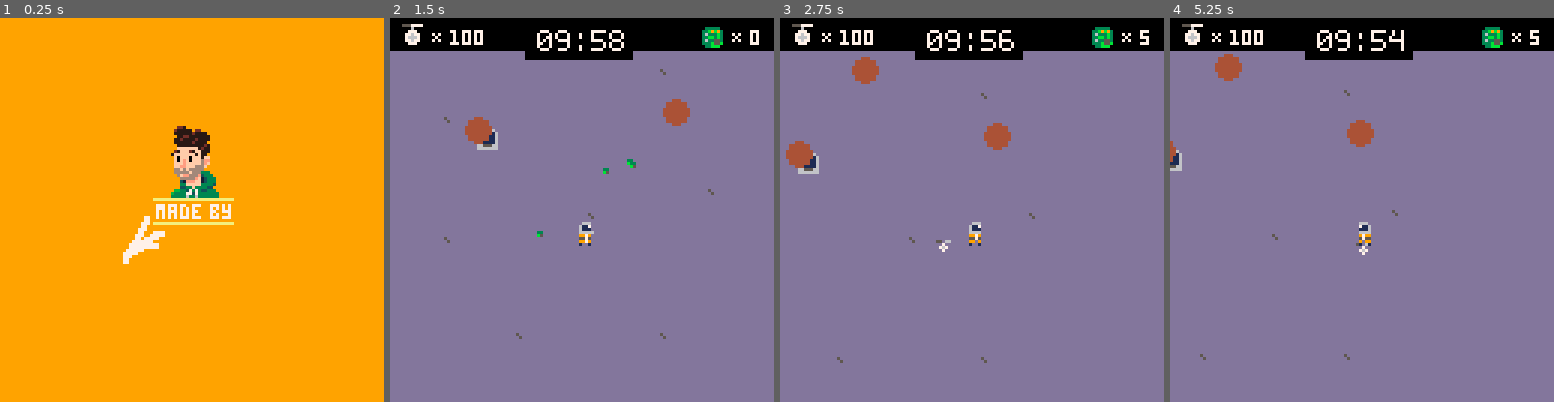
Above: before the commit, frames 1-4 (left to right).
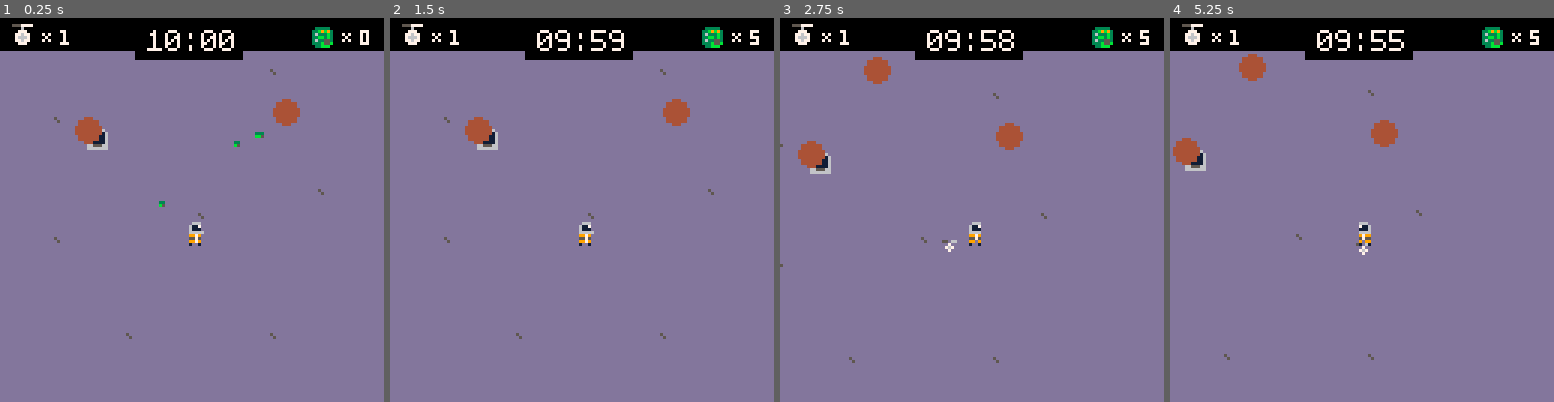
Above: after the commit, the same moments.

Repository: kevinthompson/moonbreak-p8
Game: PICO-8 cartridge moonbreak.p8
Two runs of this game, one before a commit and one after it. Both use one fixed random seed, a clock stepped at 60 frames per second and the inputs below.
Inputs:
- Up to frame 1 (0.25 s): no input
- Up to frame 2 (1.5 s): tap X (X key) at 0.33, 1.07 s; tap O (Z key) at 0.7 s
- Up to frame 3 (2.75 s): hold Right 1.6-2.1 s; tap O (Z key) at 1.7, 2.1, 2.5 s; tap X (X key) at 1.85 s; hold Up 2.15-2.42 s; hold Right from 2.47 s (still down)
- Up to frame 4 (5.25 s): tap O (Z key) every 0.4 s from 2.9 to 4.9 s; tap X (X key) at 2.97, 4.08, 5.2 s; release Right at 3.03 s; hold Left 3.08-3.58 s; hold Down 3.63-3.97 s; hold Right 4.02-4.68 s; hold Up 4.73-5.03 s; hold Left from 5.08 s (still down)

The runs differ from the first frame. In frame 1, 100% of the frame differs, in the area x 0-100%, y 0-100%; in frame 2, 0.4%; in frame 3, 1.9%; in frame 4, 2.5%.

Commit message:
feat: add player aiming input

Diff:
--- a/scripts/entities/bot.lua
+++ b/scripts/entities/bot.lua
@@ -1,7 +1,7 @@
 bot = entity:extend({
   r = 3,
   speed = .25,
-  mode = "follow",
+  state = "follow",
   target = player,
   attack_timer = 0,
   attack_speed = 60,
@@ -16,7 +16,7 @@
       speed = max(.25,speed - .05)
     end
 
-    if (mode == "attack") then
+    if (state == "attack") then
       _ENV:attack()
       speed = .5
     end
@@ -38,7 +38,7 @@
 
     if target.health <= 0 then
       target = nil
-      mode = "follow"
+      state = "follow"
       add(player.bots,_ENV)
     end
   end,
--- a/scripts/entities/player.lua
+++ b/scripts/entities/player.lua
@@ -8,8 +8,71 @@
   bots = {},
   energy = 0,
   flip = false,
+  state = "walking",
 
   update=function(_ENV)
+    if btn(4) then
+      state = "aiming"
+    else
+      state = "walking"
+      target = nil
+    end
+
+    if state == "walking" then
+      _ENV:handle_walk()
+    elseif state == "aiming" then
+      _ENV:handle_aiming()
+    end
+  end,
+
+  draw=function(_ENV)
+    spr(16,x-3,y-3,1,2,flip)
+
+    if state == "aiming" then
+      -- draw arc to target position
+
+      -- draw impact point
+      circfill(target.x,target.y,1,7)
+    end
+  end,
+
+  handle_aiming = function(_ENV)
+    -- proposed input
+    -- hold Z, left/right to adjust angle, up/down to adjust distance, X to throw
+
+    if not target then
+      target = {
+        ang = ang,
+        dist = 16
+      }
+    end
+
+    -- adjust angle of throw
+    if (btn(0)) target.ang = (target.ang + .01) % 1
+    if (btn(1)) target.ang = (target.ang - .01) % 1
+
+    -- adjust distance of throw
+    if (btn(2)) target.dist = mid(8,target.dist + 0.5,24)
+    if (btn(3)) target.dist = mid(8,target.dist - 0.5,24)
+
+    -- set target position
+    target.x = x + cos(target.ang) * target.dist
+    target.y = y + sin(target.ang) * target.dist
+
+    -- detect throw input
+    if btnp(5)
+    and #bots > 0 then
+      local bot = bots[1]
+
+      bot.state = "throw"
+      bot.target = {
+        x = target.x,
+        y = target.y
+      }
+    end
+  end,
+
+  handle_walk = function(_ENV)
     local nx = x
     local ny = y
 
@@ -25,67 +88,50 @@
     if (dx < 0) flip = true
     if (dx > 0) flip = false
 
-    -- handle calling bots
-    if btnp(4) then
-      for m in all(global_bots) do
-        if m.mode == "attack" then
-          m.mode = "follow"
-          m.target = nil
-          add(bots,m)
-          break
-        end
-      end
-    end
-
-    -- handle attack
-    if target and btnp(5) then
-      if target.type == "objective" then
-        for m in all(bots) do
-          if m.mode == "follow" then
-            m.mode = "attack"
-            m.target = target
-            m.attack_timer = m.attack_speed
-            del(bots,m)
-            break
-          end
-        end
-      elseif target.type == "terminal" and energy > 0 then
-        energy -= 5
-        create_bot()
-      end
-    end
-
     -- normalize movement speed
     if dx!=0 or dy != 0 then
       local angle = atan2(dx,dy)
       nx+=cos(angle) * speed
       ny+=sin(angle) * speed
+      ang = atan2(dx,dy)
     end
 
     x = mid(2,nx,894)
     y = mid(2,ny,382)
 
-    -- find target
-    _ENV:find_target()
-  end,
+  end
+})
 
-  draw=function(_ENV)
-    spr(16,x-3,y-3,1,2,flip)
+--[[
+  -- prototype input logic
 
-    -- draw target indicator
-    if target then
-      sspr(24,0,3,3,target.x - 1,target.y - target.r - 4)
-    end
-  end,
-
-  find_target=function(_ENV)
-    target = nil
-
-    for t in all(targets) do
-      if (abs(t.y - y) < ar and abs(t.x - x) < ar)
-      and ccol({x=x,y=y,r=ar},t) then
-        target = t
+  -- handle calling bots
+  if btnp(4) then
+    for m in all(global_bots) do
+      if m.mode == "attack" then
+        m.mode = "follow"
+        m.target = nil
+        add(bots,m)
+        break
       end
     end
   end
-})
+
+  -- handle attack
+  if target and btnp(5) then
+    if target.type == "objective" then
+      for m in all(bots) do
+        if m.mode == "follow" then
+          m.mode = "attack"
+          m.target = target
+          m.attack_timer = m.attack_speed
+          del(bots,m)
+          break
+        end
+      end
+    elseif target.type == "terminal" and energy > 0 then
+      energy -= 5
+      create_bot()
+    end
+  end
+]]
--- a/scripts/main.lua
+++ b/scripts/main.lua
@@ -1,6 +1,6 @@
 function _init()
   log("Initializing...", true)
-  scene:load(splash)
+  scene:load(game)
 end
 
 function _update60()
--- a/scripts/scenes/game.lua
+++ b/scripts/scenes/game.lua
@@ -18,7 +18,7 @@
       create_energy(player.x,player.y,rnd())
     end
 
-    for i=1,100 do
+    for i=1,1 do
       create_bot()
     end
   end,
Not shown, changed: assets/artboard.aseprite
